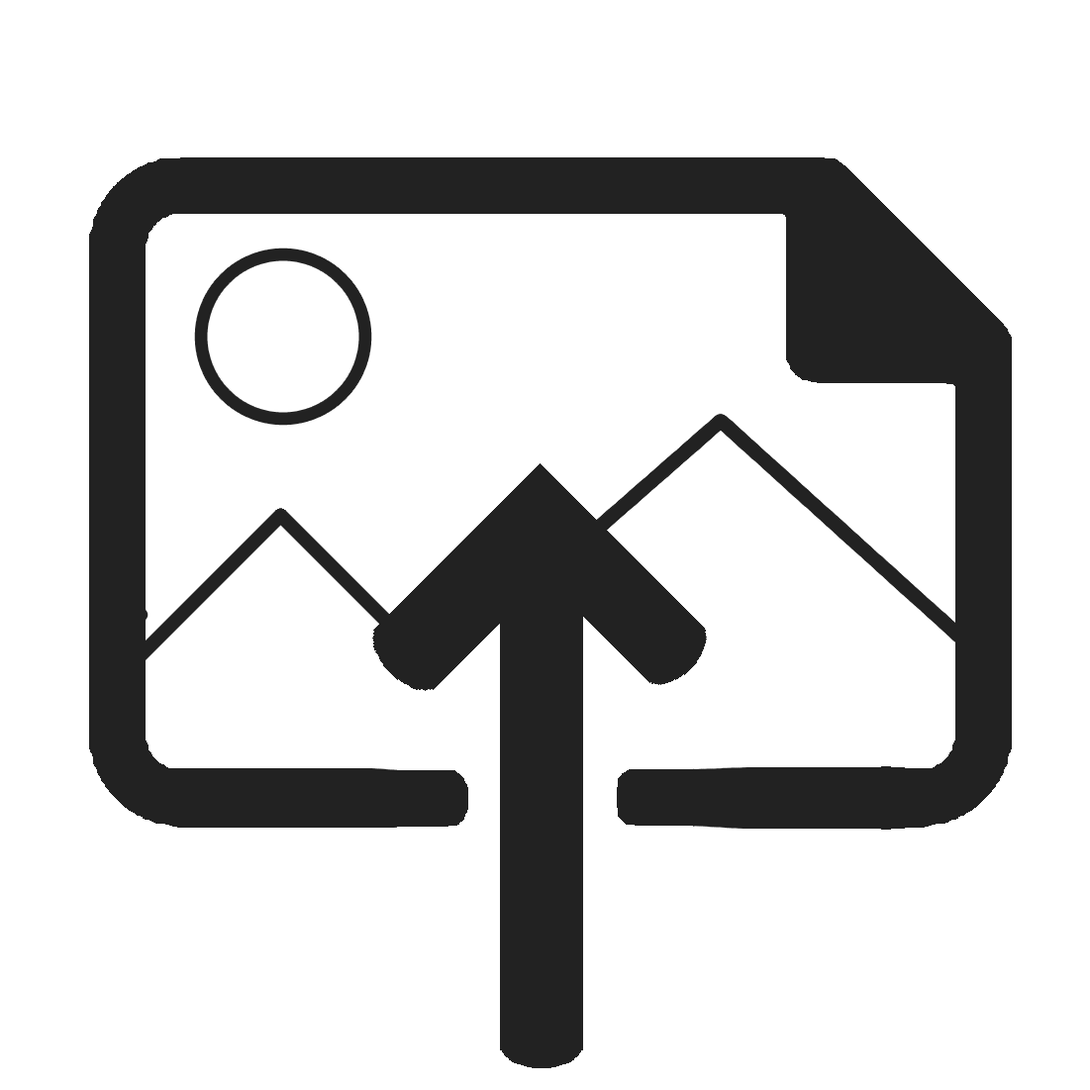
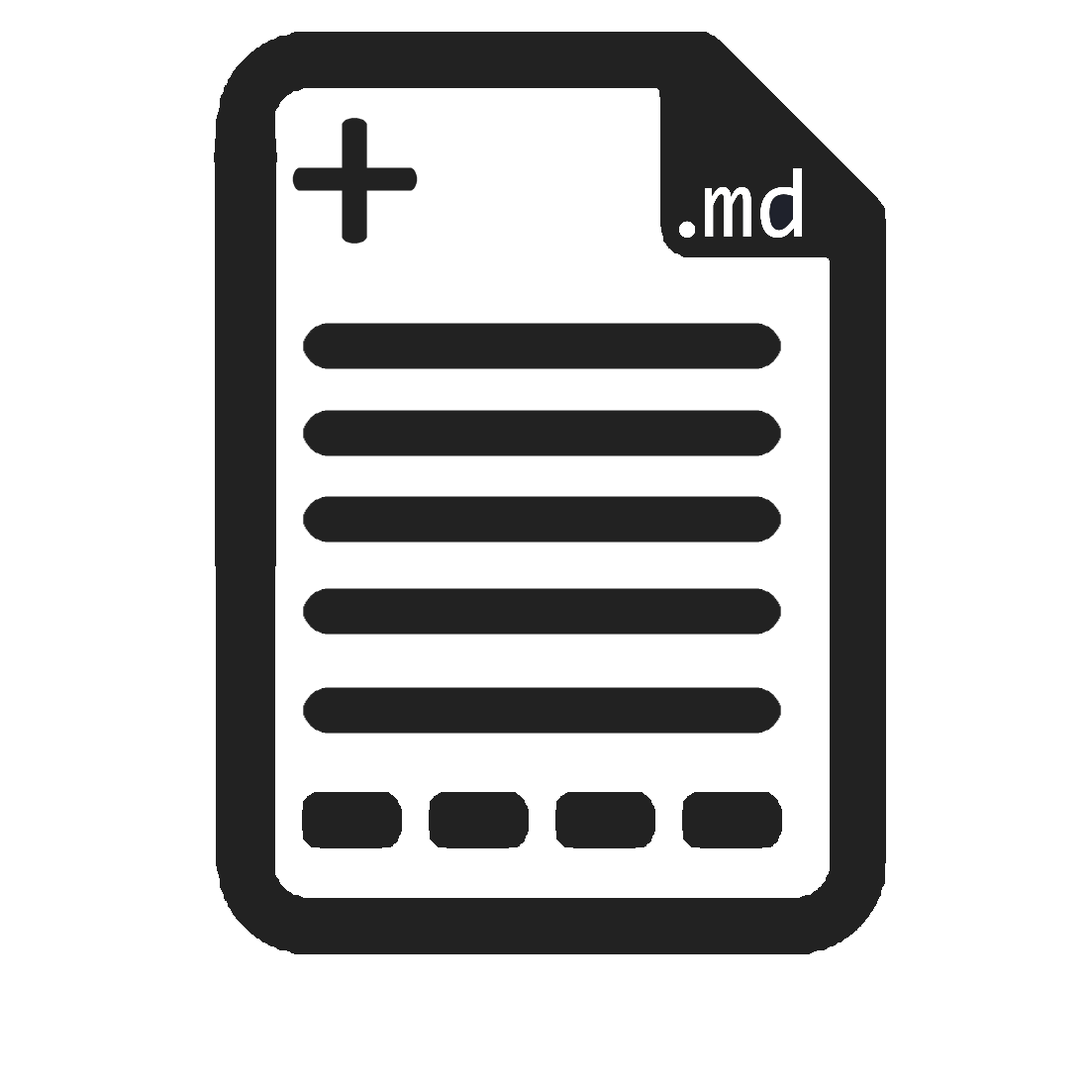
Two versions of the same layered image (1090 × 1090). Layer-by-layer changes:
added group "Lines" with 5 layers above "Arrow" over [302, 322, 782, 734]
added layer "Line copy #3" in group "Lines" over [302, 322, 782, 370]
added layer "Line copy #2" in group "Lines" over [302, 409, 782, 457]
added layer "Line copy #1" in group "Lines" over [302, 496, 782, 543]
added layer "Line copy" in group "Lines" over [302, 588, 782, 635]
added layer "Line" in group "Lines" over [302, 687, 782, 734]
hid "Arrow" over [372, 463, 707, 1069]
added layer "Small Add" above "Add" over [292, 117, 418, 244]
hid "img Icon" over [127, 247, 972, 679]
hid "Upload gap right edge" over [616, 769, 717, 826]
hid "upload gap left edge" over [368, 770, 469, 827]
hid "Upload Base Horizontal" over [89, 157, 1012, 830]
showed "Base md" over [213, 31, 887, 955]
